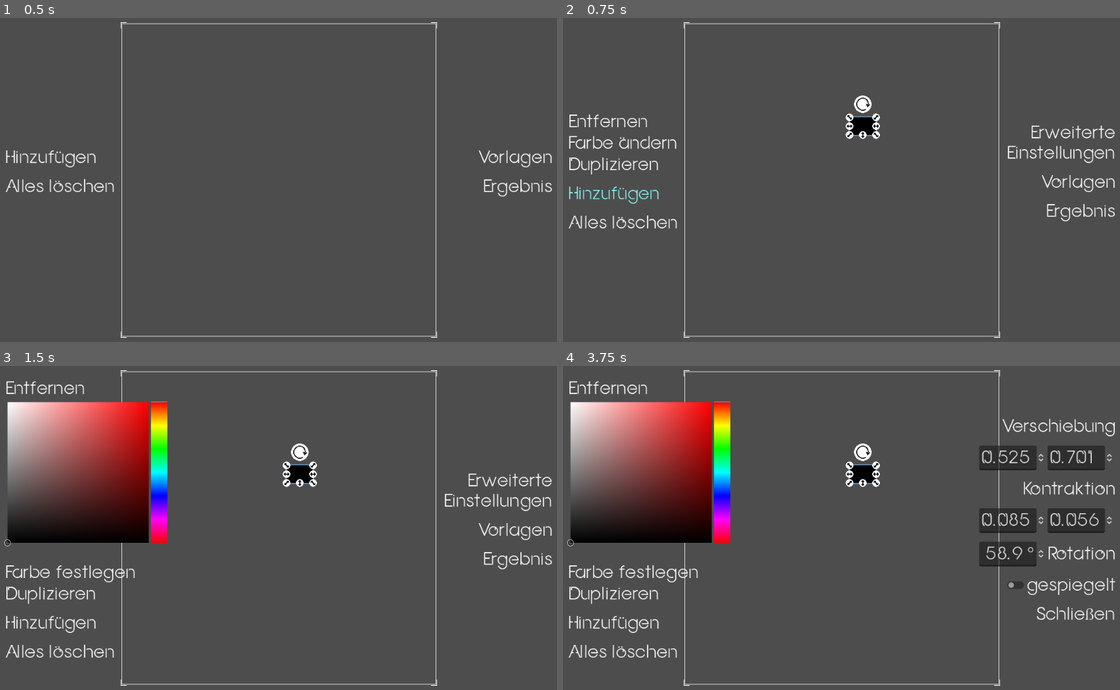
Above: before the commit, frames 1-4 (two rows, left to right).
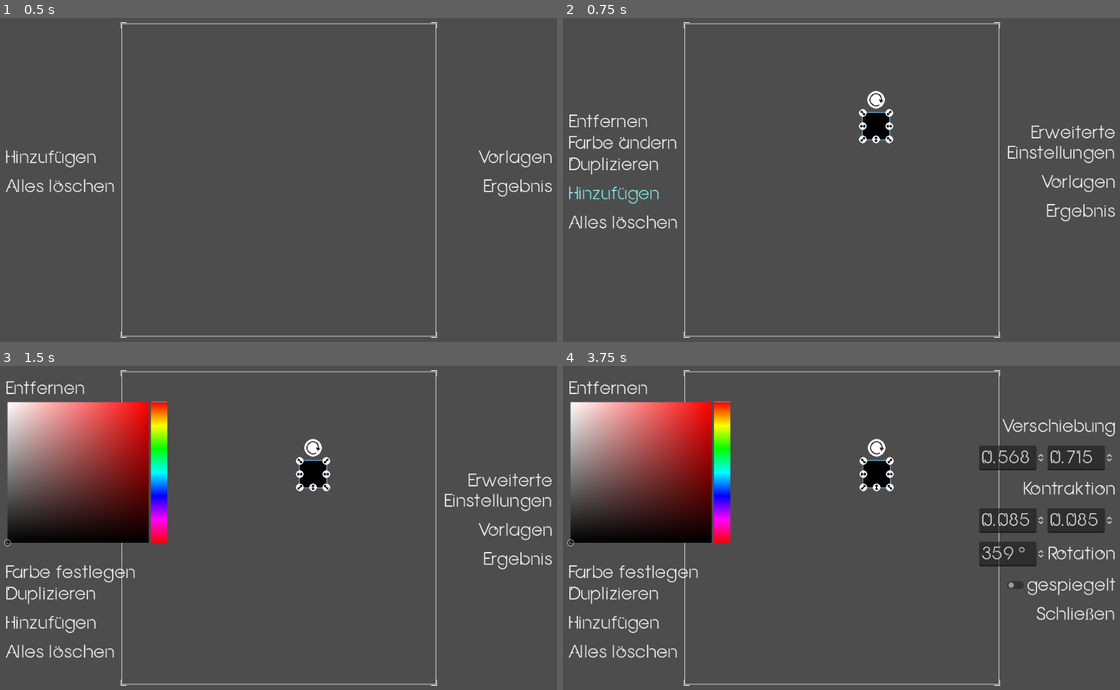
Above: after the commit, the same moments.

Repository: Anomasie/Fractals
Game: Godot game, scene res://scenes/GUI.tscn
Two runs of this game, one before a commit and one after it. Both use one fixed random seed, a clock stepped at 60 frames per second and the inputs below.
Inputs (mouse positions are in pixels of both pictures, inside the frame that each line leads up to; where the layout moved, square brackets give the same spot in the first picture):
- Up to frame 1 (0.5 s): no input
- Up to frame 2 (0.75 s): click "Hinzufügen" at 0.5 s
- Up to frame 3 (1.5 s): click "Farbe ändern" at 1.25 s
- Up to frame 4 (3.75 s): click "Erweiterte Einstellungen" at 2 s; click (1003, 586) at 2.75 s; click (874, 472) [863, 472] at 3.5 s

Frame 1 is identical in both runs. In frame 2, 0.8% of the frame differs, in the area x 50-60%, y 22-39%; in frame 3, 0.8%; in frame 4, 1.2%, in the area x 50-97%, y 22-60%.

Commit message:
fixed bugs caused by last patch

Diff:
--- a/scenes/AdvancedOptions.gd
+++ b/scenes/AdvancedOptions.gd
@@ -2,6 +2,8 @@
 
 signal value_changed
 signal close_me
+
+var disabled = false
 
 func _ready():
 	for child in self.get_children():
@@ -19,9 +21,11 @@
 @onready var Mirror = $MirrorBox/Mirror
 
 func _value_changed(_new_value=0):
-	value_changed.emit()
+	if not disabled:
+		value_changed.emit()
 
 func load_ui(contraction):
+	disabled = true
 	TranslationX.value = contraction.translation.x
 	TranslationY.value = 1 - contraction.translation.y
 	ContractX.value = contraction.contract.x
@@ -38,6 +42,7 @@
 				rot_value -= 360
 		Rotation.value = rot_value
 	Mirror.button_pressed = contraction.mirrored
+	disabled = false
 
 func read_ui():
 	var contraction = Contraction.new()
--- a/scenes/AdvancedOptions.tscn
+++ b/scenes/AdvancedOptions.tscn
@@ -55,7 +55,7 @@
 [node name="Rotation" type="SpinBox" parent="RotationBox"]
 layout_mode = 2
 size_flags_horizontal = 3
-max_value = 359.9
+max_value = 360.0
 step = 0.001
 page = 1.0
 suffix = "°"
--- a/scenes/Playground.gd
+++ b/scenes/Playground.gd
@@ -8,7 +8,7 @@
 	var Instance = Rect.instantiate()
 	Instance.name = "Rect"+str(counter)
 	counter += 1
-	Instance.position = pos - Vector2(64,64)/2
+	Instance.position = pos - Vector2(8,8) - Vector2(0,32)
 	Instance.focus_me.connect(focus.bind(Instance))
 	self.add_child(Instance)
 	self.focus(Instance)
--- a/scenes/PlaygroundUI.gd
+++ b/scenes/PlaygroundUI.gd
@@ -53,9 +53,9 @@
 
 func _on_add_pressed():
 	Playground.add(self.get_global_position() + self.size / 2 + Vector2(128,0).rotated(rot))
-	rot += 4
-	if rot >= 360:
-		rot -= 360
+	rot += PI / 4
+	if rot >= 2 * PI:
+		rot -= 2 * PI
 	_on_presets_close_me()
 
 func _on_close_all_pressed():
@@ -93,7 +93,6 @@
 func color(MyRect):
 	editing_color = true
 	rect_editing_color = MyRect
-	print(MyRect, " wants a color")
 	MyRect.Rect.self_modulate = ColorBarPicker.color
 	ColorBar.show()
 	await ColorBarReadyButton.pressed
--- a/scenes/Rect.gd
+++ b/scenes/Rect.gd
@@ -158,10 +158,16 @@
 
 func get_contraction(origin):
 	var contraction = Contraction.new()
-	contraction.translation = Vector2(
-		(self.get_global_position().x - origin.x + 8) / Global.LOUPE.x,
-		(self.get_global_position().y - origin.y + 8 + 32) / Global.LOUPE.y
-	)
+	if (TextureContainer.position + Rect.position).length() == 0:
+		contraction.translation = Vector2(
+			(self.get_global_position().x - origin.x + (Vector2(8,8) + Vector2(0,32)).rotated(self.rotation).x) / Global.LOUPE.x,
+			(self.get_global_position().y - origin.y + (Vector2(8,8) + Vector2(0,32)).rotated(self.rotation).y) / Global.LOUPE.y
+		)
+	else:
+		contraction.translation = Vector2(
+			(self.get_global_position().x - origin.x + (TextureContainer.position + Rect.position).rotated(self.rotation).x) / Global.LOUPE.x,
+			(self.get_global_position().y - origin.y + (TextureContainer.position + Rect.position).rotated(self.rotation).y) / Global.LOUPE.y
+		)
 	contraction.contract = Vector2(
 		self.Rect.size.x / Global.LOUPE.x,
 		self.Rect.size.y / Global.LOUPE.y
@@ -178,7 +184,12 @@
 		contr.translation.x * Global.LOUPE.x,
 		contr.translation.y * Global.LOUPE.y
 	)
-	self.position = (real_position - Vector2(8,8 + 32)) + origin
+	# not loaded
+	if (TextureContainer.position + Rect.position).length() == 0:
+		self.position = real_position + origin - (Vector2(8,8) + Vector2(0,32)).rotated(contr.rotation)
+	# positions loaded
+	else:
+		self.position = real_position + origin - (TextureContainer.position + Rect.position).rotated(contr.rotation)
 	# contraction
 	resize_rect(contr.contract.x * Global.LOUPE.x, contr.contract.y * Global.LOUPE.y)
 	# rotation
--- a/scenes/Rect.tscn
+++ b/scenes/Rect.tscn
@@ -52,7 +52,7 @@
 [node name="Container" type="MarginContainer"]
 custom_minimum_size = Vector2(64, 64)
 offset_right = 64.0
-offset_bottom = 80.0
+offset_bottom = 96.0
 size_flags_horizontal = 4
 size_flags_vertical = 4
 theme_override_constants/margin_left = 0
